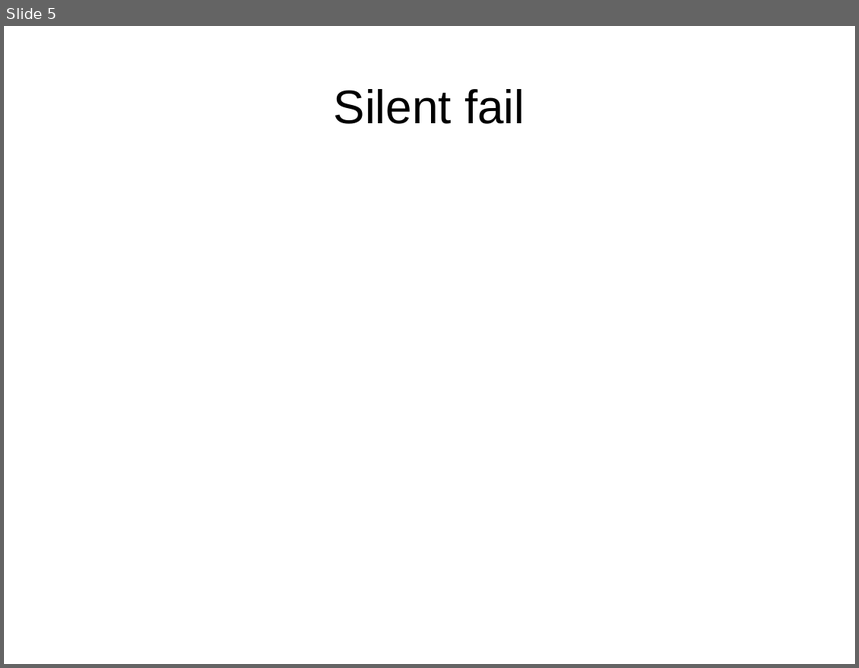
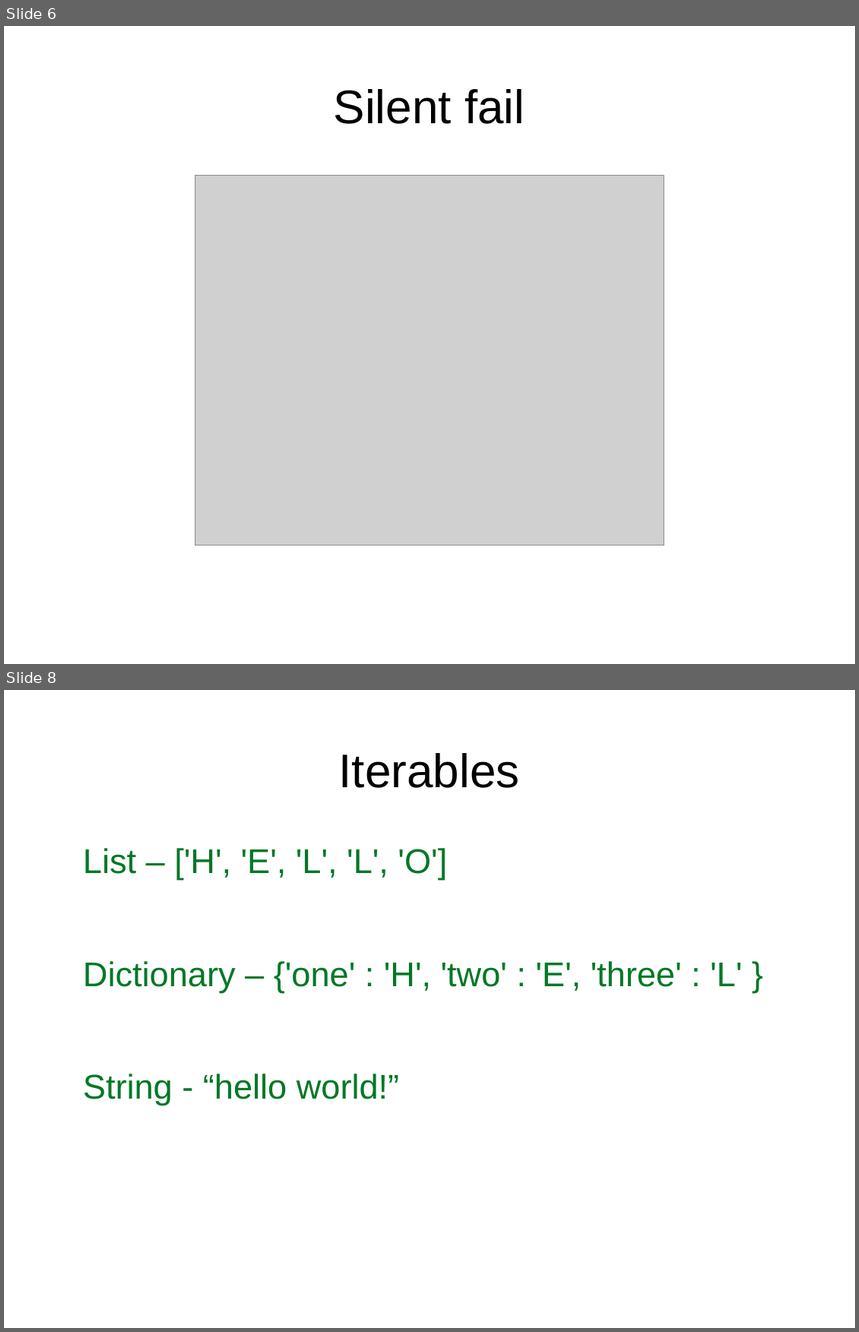
Before and after one commit to josh-mcq/code-eval, a slide deck: Toastmasters.odp. Shown one above the other, each under a label of ours: slide 5 before the commit, slides 6 and 8 after it; the slides between them are not shown. The pictures are 859x668 and 859x1332 pixels, drawn with LibreOffice and Linux fonts; fonts in the diff are those of the drawing; grey boxes stand for pictures. Boxes give left, top, right and bottom in pixels: in the first picture for what was removed or moved away, otherwise in the second. Text is boxed around its words. In the diff, an @@ line names an element or a change of style, - is before the commit and + after.

```diff
--- a/Toastmasters.odp
+++ b/Toastmasters.odp
@@ slide 8 added at (4,690,855,1328), background #FFFFFF @@
@@ title added at (339,753,520,788), 44 pt, text #000000 @@
+Iterables
@@ text added at (83,848,742,1106), 32 pt, text #007826 @@
+List – ['H', 'E', 'L', 'L', 'O']
+Dictionary – {'one' : 'H', 'two' : 'E', 'three' : 'L' }
+String - “hello world!”
@@ what was slide 5 is now slide 6 @@
@@ slide 6 changed as well @@
@@ picture added at (196,175,664,545) @@
```
Also in this commit, not shown: 5 other slides changed, 7 other slides added, 6 slides removed.
